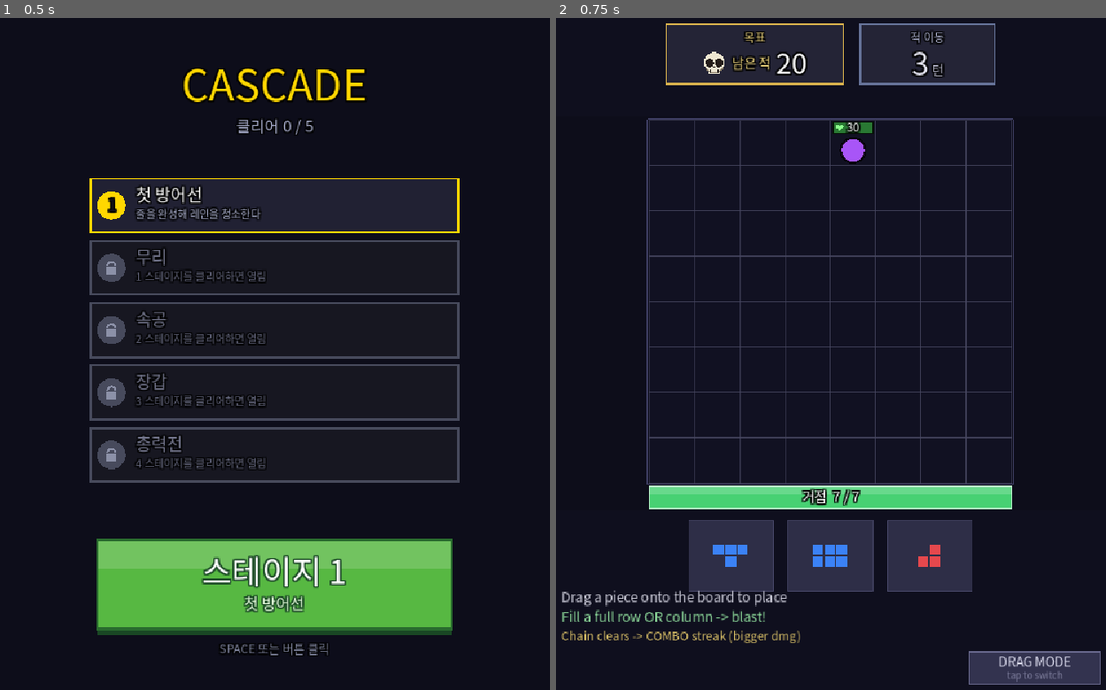
Above: before the commit, frames 1-2 (left to right).
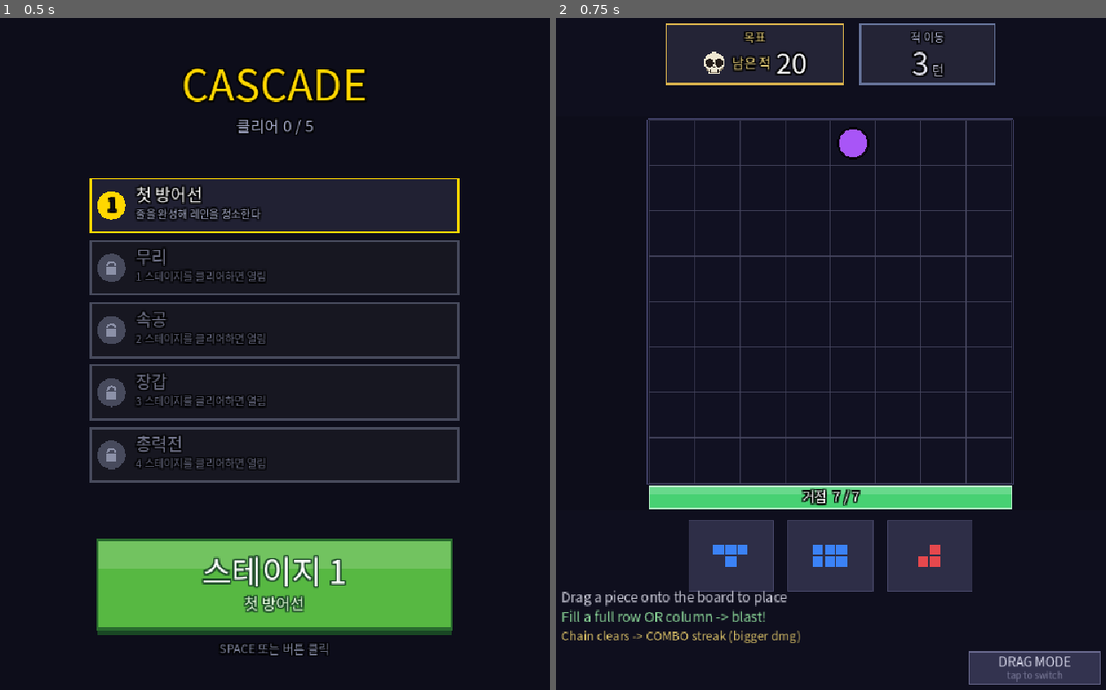
Above: after the commit, the same moments.

Repository: rorhdsu123/Cascade
Game: Godot game, scene res://Main.tscn
Same seed, same stepped clock (60 frames per second), same inputs: the game is played once before the commit and once after it.
Inputs (mouse positions are in pixels of both pictures, inside the frame that each line leads up to):
- Up to frame 1 (0.5 s): no input
- Up to frame 2 (0.75 s): tap Enter at 0.5, 0.6 s; move the mouse to (957, 333) at 0.52 s; click (957, 333) at 0.67 s

Frame 1 is identical in both runs. In frame 2, 0.2% of the frame differs, in the area x 50-58%, y 15-22%.

Commit message:
feat: HP 바를 '피격 생존' 신호로 — 상시 표시 폐기 (C42)
피격당해 살아남은 적(hp<maxhp)한테만 HP 바(하트+게이지), 숫자 제거.
대부분 원샷이라 상시 게이지는 한 번도 안 줄어드는 죽은 지표였음 —
바가 뜨는 것 자체가 "한 방에 안 죽었다" 신호가 되게. 게이지가 상시가
아니게 됐으므로 몸통도 셀 중앙으로 복원(C41이 자리 만드느라 내렸던 것).

+ 콤보/커버리지 재정의 탐색 로그 + 밀도 실측 (C43):
루프 유지, 배치→처치를 손맛·인지·밀도로 극대화하기로 결정(융합 보류).
검증 tools/hpbar_probe.gd, tools/density_probe.gd

Co-Authored-By: Claude Opus 4.8 (1M context) <noreply@anthropic.com>

Diff:
--- a/Main.gd
+++ b/Main.gd
@@ -692,13 +692,14 @@
 func _cell_center(col: int, row: int) -> Vector2:
 	return Vector2(BOARD_X + col * CELL + CELL * 0.5, BOARD_Y + row * CELL + CELL * 0.5)
 
-# 적 몸통의 중심 — 셀 중심보다 E_BODY_DY만큼 아래.
-# HP 게이지가 셀 위쪽을 쓰기 때문에, 몸통이 셀 한가운데에 있으면 게이지가 머리를 잘라먹는다
-# (원이 돔이 되고 탱크 사각형이 직사각형이 된다 = 모양으로 타입을 읽는 문법이 무너진다).
-# 몸통을 게이지 아래로 내려앉히면 둘이 안 겹친다.
-# 사망 팝·파편·임팩트·데미지 숫자도 전부 이 좌표를 써야 한다 — 셀 중심을 쓰면 이펙트가
-# 몸통 머리 위에서 터진다. (블록 소멸 팝은 여전히 _cell_center다. 그건 셀의 일이니까.)
-const E_BODY_DY: float = 10.0
+# 적 몸통의 중심 = 셀 중심. E_BODY_DY는 0이다.
+# C41은 상시 HP 게이지가 셀 위쪽을 차지하니 몸통을 아래로(=10) 내려 게이지가 머리를
+# 잘라먹지 않게 했다. 이제 게이지는 '피격당하고 살아남은 적'에게만, 그것도 드물게 뜨므로
+# (최소 일격이 대부분의 적을 원샷 — C41) 상시 자리를 비워둘 이유가 없다 → 몸통을 셀
+# 한가운데로 되돌려 '외형만'인 평소 모습을 깔끔하게. 드물게 뜨는 바가 머리를 조금 덮는
+# 건 '유닛 위 체력바'의 흔한 문법이라 모양 인지를 해치지 않는다.
+# 사망 팝·파편·임팩트·데미지 숫자는 계속 이 좌표를 쓴다(이제 셀 중심과 같다).
+const E_BODY_DY: float = 0.0
 
 func _enemy_pos(col: int, row: int) -> Vector2:
 	return _cell_center(col, row) + Vector2(0.0, E_BODY_DY)
@@ -2265,7 +2266,7 @@
 		var sa: float = clampf(st["life"] / st["max"], 0.0, 1.0)
 		draw_line(st["from"], st["to"], Color(0.6, 0.95, 1.0, sa * 0.7), 4.0)
 
-	# 적 (타입별 색·모양·크기 + HP 바 + HP 텍스트)
+	# 적 (타입별 색·모양·크기 + 피격 생존 시에만 HP 바)
 	for e in enemies:
 		var ec: int = e["col"]
 		var er: int = e["row"]
@@ -2288,10 +2289,10 @@
 		var cy: float = BOARD_Y + vr * CELL + CELL * 0.5 + E_BODY_DY + jit.y
 		var ratio: float = clampf(float(e["hp"]) / float(e["maxhp"]), 0.0, 1.0)
 		var etype: String = e["etype"]
-		# 크기는 '게이지 아래 남은 높이'가 정한다 — 예전(0.33/0.42)은 게이지와 겹쳤다.
-		var rad: float = CELL * 0.27
-		var bar_w: float = CELL * 0.90   # 하트+숫자를 품어야 하니 예전(0.66)보다 넓다
-		var bar_h: float = 16.0
+		# 몸통은 셀을 꽉 채운다 — 게이지가 상시로 없으니 자리를 양보할 이유가 없다(C41 복원).
+		var rad: float = CELL * 0.33
+		var bar_w: float = CELL * 0.60   # 하트 + 짧은 게이지만. 숫자가 빠져 예전(0.90)보다 좁다
+		var bar_h: float = 14.0
 		match etype:
 			"fast":
 				# 시안 화살촉(아래 향함) = 속도감
@@ -2312,12 +2313,12 @@
 						Color(1.0, 0.95, 0.3, 0.4 + 0.6 * blink))
 			"tank":
 				# 딥 바이올렛 큰 사각형 + 더 두꺼운 외곽선 (육중함은 테두리 두께가 진다)
-				var hs: float = CELL * 0.32
+				var hs: float = CELL * 0.42
 				draw_rect(Rect2(cx - hs, cy - hs, hs * 2.0, hs * 2.0), C_E_TANK)
 				draw_rect(Rect2(cx - hs, cy - hs, hs * 2.0, hs * 2.0), C_E_RIM, false, C_E_RIM_W + 1.0)
 				rad = hs
-				bar_w = CELL * 0.96   # 탱크는 게이지도 크다 = "버티는 게 보임"(C14)
-				bar_h = 18.0
+				bar_w = CELL * 0.70   # 탱크는 게이지도 크다 = "버티는 게 보임"(C14)
+				bar_h = 16.0
 			"swarm":
 				# 라임 작은 원 여럿 (군집)
 				var offs: Array = [Vector2(-0.16, -0.12), Vector2(0.16, -0.10), Vector2(-0.02, 0.16)]
@@ -2335,41 +2336,29 @@
 		# 피격 흰 플래시 오버레이 (맞은 순간 강조)
 		if flinch > 0.0:
 			draw_circle(Vector2(cx, cy), rad, Color(1.0, 1.0, 1.0, 0.7 * clampf(flinch / 0.22, 0.0, 1.0)))
-		# ── HP 게이지 = 하트 + 바 + 숫자, 한 덩어리.
+		# ── HP 게이지 = 하트 + 바. 숫자는 없다.
 		#
-		# 예전엔 숫자가 적 '몸통 한가운데'에 떠 있고 HP 바는 머리 위에 따로 있었다. 그러면
-		# 둘이 서로 다른 물건으로 보인다 — 몸통 위의 숫자는 체력이 아니라 이름표·ID로 읽힌다
-		# (플테: "적에 써있는 숫자가 뭔지 모르겠다"). 그래서 숫자를 바 안으로 넣어 하나의
-		# 게이지로 묶고, 하트를 붙여 '이건 체력이다'를 글자 없이 말하게 한다.
+		# 상시로 그리지 않는다 — '피격당하고 살아남은 적'(hp < maxhp)에게만 뜬다.
+		# 최소 일격(120)이 basic/fast/swarm의 최대 HP(65/39/26)를 모든 스테이지에서 넘어
+		# 대부분의 적이 원샷이다(C41). 그래서 상시 게이지는 한 번도 안 줄어드는 죽은 지표였고
+		# (플테: "hp바가 거슬린다"), 숫자는 '이름표·ID'로 오독됐다. → 둘 다 걷어내고, 바가
+		# '뜨는 것 자체'를 신호로 삼는다: 바가 보이면 = "얘는 한 방에 안 죽었다". 탱크처럼
+		# 버티는 적에게만 나타나므로 게이지가 비로소 정보가 된다.
 		#
-		# ⚠이 숫자는 사실상 줄어드는 걸 볼 수 없다 — 최소 일격(120)이 basic/fast/swarm의
-		#   최대 HP(65/39/26)를 모든 스테이지에서 넘어 전원 원샷이고, 탱크도 S1·S2에선 원샷이다.
-		#   그래서 '줄어드는 걸 보고 배우는' 경로가 없고, 형태(하트+게이지)가 그 일을 대신해야 한다.
-		#   HP를 살리려면 밸런스를 건드려야 하는데 그건 C25가 검토 후 기각한 축이다(난이도=커버리지).
-		# 게이지는 '적의 셀 안'에 못 박는다 — 머리 위에 띄우면 두 가지가 깨진다:
-		#   ① 적은 항상 row 0에 스폰되므로 게이지가 보드 밖으로 나간다.
-		#   ② 적이 세로로 붙어 서면 위 적의 게이지와 아래 적의 게이지가 포개진다.
-		# 셀에 고정하면 둘 다 구조적으로 불가능해진다. 대신 게이지가 몸통 머리를 조금 덮는데,
-		# 그건 유닛 위에 뜬 체력바라는 흔한 문법이라 형태 인지를 해치지 않는다.
-		var bx: float = cx - bar_w * 0.5
-		var by: float = float(BOARD_Y) + vr * float(CELL) + 2.0 + jit.y
-		# 채움은 '어두운' 초록이다. 밝은 초록(0.35,0.9,0.35) 위에 흰 숫자를 얹었더니 글자가
-		# 배경에 먹혔다 — 배경만 밝게 바꾸고 글자색은 그대로 뒀던 것. 채움을 낮추면 채워진
-		# 쪽이든 빈 쪽이든 흰 글자가 항상 이긴다(글자색 하나로 두 배경을 다 감당해야 한다).
-		draw_rect(Rect2(bx, by, bar_w, bar_h), Color(0.07, 0.07, 0.09, 0.95))
-		draw_rect(Rect2(bx, by, bar_w * ratio, bar_h), Color(0.16, 0.47, 0.20))
-		draw_rect(Rect2(bx, by, bar_w, bar_h), C_E_RIM, false, 1.5)
-		# 하트는 바 왼쪽 안에 — 바 밖으로 나가면 옆 셀 적과 부딪힌다
-		var heart_s: float = bar_h * 0.60
-		var heart_cx: float = bx + heart_s * 0.72 + 3.0
-		_draw_heart(Vector2(heart_cx, by + bar_h * 0.5), heart_s, Color(0.55, 1.0, 0.55))
-		# 숫자는 '바 전체'의 한가운데. 하트를 뺀 나머지 폭의 가운데에 두면 오른쪽으로 밀려 보인다.
-		# 자릿수가 커져 하트와 부딪힐 때만 그만큼 비켜난다(평소엔 정확히 중앙).
-		var hp_str: String = str(e["hp"])
-		var hp_fs: int = 16 if etype != "tank" else 19
-		var tw: float = fnt.get_string_size(hp_str, HORIZONTAL_ALIGNMENT_LEFT, -1, hp_fs).x
-		var tx: float = maxf(bx + bar_w * 0.5 - tw * 0.5, heart_cx + heart_s * 0.5 + 3.0)
-		_draw_text_outlined(fnt, Vector2(tx, by + bar_h * 0.5 + float(hp_fs) * 0.36), hp_str, hp_fs, Color.WHITE)
+		# 하트는 남긴다 — 숫자가 빠진 자리에서 '이건 체력이다'를 글자 없이 말하는 기호.
+		# 셀에 못 박는다(머리 위에 띄우면 row 0 스폰 시 보드 밖으로 나가거나 세로로 붙은
+		# 적끼리 포개진다). 몸통 머리를 조금 덮는 건 '유닛 위 체력바'의 흔한 문법이다.
+		if e["hp"] < e["maxhp"]:
+			var bx: float = cx - bar_w * 0.5
+			var by: float = float(BOARD_Y) + vr * float(CELL) + 2.0 + jit.y
+			# 채움은 어두운 초록. 배경은 거의 검정 → 채움이 있든 없든 대비가 선다.
+			draw_rect(Rect2(bx, by, bar_w, bar_h), Color(0.07, 0.07, 0.09, 0.95))
+			draw_rect(Rect2(bx, by, bar_w * ratio, bar_h), Color(0.20, 0.72, 0.30))
+			draw_rect(Rect2(bx, by, bar_w, bar_h), C_E_RIM, false, 1.5)
+			# 하트는 바 왼쪽 안에 — 바 밖으로 나가면 옆 셀 적과 부딪힌다
+			var heart_s: float = bar_h * 0.60
+			var heart_cx: float = bx + heart_s * 0.72 + 3.0
+			_draw_heart(Vector2(heart_cx, by + bar_h * 0.5), heart_s, Color(0.55, 1.0, 0.55))
 
 	# ── 놓을 곳 없음: 빈 칸이 아래에서 위로 메워진다. 꽉 찬 보드가 곧 패배 사유의 진술이다
 	#    ("놓을 곳이 없다"를 글이 아니라 사실로 보여준다). 물결이 지난 줄의 적은 위에서 이미 지웠다.
--- /dev/null
+++ b/tools/density_probe.gd
@@ -0,0 +1,252 @@
+extends SceneTree
+# 밀도 실측 — "보드가 얼마나 희박한가 + 터뜨릴 때 표적이 얼마나 있나"를 봇 플레이로 계측.
+# 콤보 재정의 논의(연쇄/커버리지가 성립하려면 표적 밀도가 받쳐줘야 함)의 사실 근거.
+# 실행: godot --path . --script tools/density_probe.gd  (헤드리스 OK — 렌더 안 함, 로직만)
+#
+# 측정:
+#  - 평균 동시 적 수: 매 턴(배치 직전) g.enemies.size() 평균 + 분포
+#  - 터뜨릴 때 적수: 줄 완성(_begin_resolve 발동) 순간 보드 위 적 수
+#  - 명중 적수: 그 폭발이 실제로 맞히는 적 수 (g.resolve_hits.size())
+#  - 발사 레인 / 빈 레인: g.resolve_rocket_plan 중 적이 0인 레인 = 눈에 보이는 헛방
+
+const TRIALS: int = 200
+
+func _init() -> void:
+	var S: GDScript = load("res://Main.gd")
+	var g: Node = S.new()
+	root.add_child(g)
+	g.dda_enabled = false
+	print("── 비-클라이맥스 발동: 밴드(현재) vs 완성줄만 처치 비교 ──")
+	print("stage | 발동수 | 밴드명중 | 줄만명중 | 밴드추가/발동 | 밴드가+한발동% | 클라이맥스/판")
+	print("------+--------+----------+----------+---------------+----------------+-------------")
+	for si in range(g.STAGES.size()):
+		_run_stage(g, si)
+	quit()
+
+func _run_stage(g: Node, si: int) -> void:
+	var turn_enemy_sum: float = 0.0
+	var turn_count: int = 0
+	var max_concurrent: int = 0
+	# 비-클라이맥스 발동만: 밴드 제거 시 처치 손실 계측
+	var nc_count: int = 0
+	var nc_band_sum: float = 0.0       # 밴드(현재) 명중 적
+	var nc_lineonly_sum: float = 0.0   # 완성 줄만 명중 적
+	var nc_bandadds: int = 0           # 밴드가 줄만보다 1마리 이상 더 잡은 발동
+	var climax_count: int = 0
+	var games: int = 0
+
+	for t in range(TRIALS):
+		games += 1
+		g._start_stage(si)
+		var guard: int = 0
+		while not g.game_over and not g.game_clear and guard < 3000:
+			guard += 1
+			var s: int = 0
+			while g.resolving and s < 400:
+				g._process(0.05)
+				s += 1
+			if g.game_over or g.game_clear:
+				break
+			# 매 턴(배치 직전) 동시 적 수 표본
+			var ec: int = g.enemies.size()
+			turn_enemy_sum += float(ec)
+			turn_count += 1
+			if ec > max_concurrent:
+				max_concurrent = ec
+			var mv: Dictionary = _best_move(g)
+			if mv.is_empty():
+				break
+			g.sel = mv["slot"]
+			g.hover_col = mv["col"]
+			g.hover_row = mv["row"]
+			g._place_piece()
+			# 방금 배치가 줄을 완성해 발동했나 → resolve 계획이 갓 잡힌 상태
+			if g.resolving and (g.resolve_hits.size() > 0 or g.resolve_rocket_plan.size() > 0):
+				if g.flash_climax:
+					climax_count += 1
+					continue   # 클라이맥스(전멸)는 그대로 유지 → 밴드 제거 비교 대상 아님
+				nc_count += 1
+				var band_hits: int = g.resolve_hits.size()   # 현재(밴드) 명중
+				# 완성 줄만 명중 = 적의 row가 완성 행이거나 col이 완성 열
+				var lineonly: int = 0
+				for e in g.enemies:
+					if g.clear_rows.has(int(e["row"])) or g.clear_cols.has(int(e["col"])):
+						lineonly += 1
+				nc_band_sum += float(band_hits)
+				nc_lineonly_sum += float(lineonly)
+				if band_hits > lineonly:
+					nc_bandadds += 1
+		# 마지막 resolve 소화
+		var s2: int = 0
+		while g.resolving and s2 < 400:
+			g._process(0.05)
+			s2 += 1
+
+	var nc: float = maxf(1.0, float(nc_count))
+	print("  %d   | %5.2f  |  %5.2f   |  %5.2f   |     %5.2f     |     %5.1f%%     |    %5.2f" % [
+		si + 1,
+		float(nc_count) / float(maxi(1, games)),
+		nc_band_sum / nc,
+		nc_lineonly_sum / nc,
+		(nc_band_sum - nc_lineonly_sum) / nc,
+		100.0 * float(nc_bandadds) / nc,
+		float(climax_count) / float(maxi(1, games)),
+	])
+
+# ───────── 그리디 봇 (tools/sim.gd에서 복제) ─────────
+func _best_move(g: Node) -> Dictionary:
+	var best: Dictionary = {}
+	var best_score: float = -1e9
+	for slot in range(3):
+		if g.tray[slot].is_empty():
+			continue
+		var offsets: Array = g.tray[slot]["offsets"]
+		for r in range(g.ROWS):
+			for c in range(g.COLS):
+				var cells: Array = []
+				var ok: bool = true
+				for o in offsets:
+					var ov: Vector2i = o as Vector2i
+					var cc: Vector2i = Vector2i(c + ov.x, r + ov.y)
+					if cc.x < 0 or cc.x >= g.COLS or cc.y < 0 or cc.y >= g.ROWS:
+						ok = false
+						break
+					if g.board[cc.y][cc.x] != "":
+						ok = false
+						break
+					cells.append(cc)
+				if not ok:
+					continue
+				var sc: float = _score(g, cells, slot)
+				if sc > best_score:
+					best_score = sc
+					best = {"slot": slot, "col": c, "row": r}
+	return best
+
+func _score(g: Node, cells: Array, slot: int) -> float:
+	var occ: Array = []
+	for r in range(g.ROWS):
+		var row: Array = []
+		for c in range(g.COLS):
+			row.append(g.board[r][c] != "")
+		occ.append(row)
+	for ci in cells:
+		var cv: Vector2i = ci as Vector2i
+		occ[cv.y][cv.x] = true
+
+	var full_rows: Array = []
+	var full_cols: Array = []
+	for r in range(g.ROWS):
+		var fr: bool = true
+		for c in range(g.COLS):
+			if not occ[r][c]:
+				fr = false
+				break
+		if fr:
+			full_rows.append(r)
+	for c in range(g.COLS):
+		var fc: bool = true
+		for r in range(g.ROWS):
+			if not occ[r][c]:
+				fc = false
+				break
+		if fc:
+			full_cols.append(c)
+
+	var lines: int = full_rows.size() + full_cols.size()
+	var score: float = 0.0
+	score += 500.0 * float(lines)
+
+	var after: Array = []
+	for r2 in range(g.ROWS):
+		var row2: Array = []
+		for c2 in range(g.COLS):
+			var f: bool = occ[r2][c2]
+			if full_rows.has(r2) or full_cols.has(c2):
+				f = false
+			row2.append(f)
+		after.append(row2)
+	var others: int = 0
+	for slot2 in range(3):
+		if slot2 == slot or g.tray[slot2].is_empty():
+			continue
+		others += 1
+		if not _fits_anywhere(g, after, g.tray[slot2]["offsets"]):
+			score -= 900.0
+	if others == 0:
+		var free: int = 0
+		for r3 in range(g.ROWS):
+			for c3 in range(g.COLS):
+				if not after[r3][c3]:
+					free += 1
+		if free < 12:
+			score -= 300.0
+
+	if lines > 0:
+		var lanes: int = maxi(1, g.combo + 1)
+		var hit: int = 0
+		for e in g.enemies:
+			var in_band: bool = false
+			for fc2 in full_cols:
+				if absi(int(e["col"]) - int(fc2)) < lanes:
+					in_band = true
+			for fr2 in full_rows:
+				if absi(int(e["row"]) - int(fr2)) < lanes:
+					in_band = true
+			if in_band:
+				hit += 1
+		score += 120.0 * float(hit)
+		for e in g.enemies:
+			for fc3 in full_cols:
+				if int(e["col"]) == int(fc3):
+					score += 8.0 * float(e["row"])
+
+	var filled: int = 0
+	var holes: int = 0
+	for r in range(g.ROWS):
+		for c in range(g.COLS):
+			if occ[r][c]:
+				filled += 1
+			else:
+				var nb: int = 0
+				if r == 0 or occ[r - 1][c]:
+					nb += 1
+				if r == g.ROWS - 1 or occ[r + 1][c]:
+					nb += 1
+				if c == 0 or occ[r][c - 1]:
+					nb += 1
+				if c == g.COLS - 1 or occ[r][c + 1]:
+					nb += 1
+				if nb == 4:
+					holes += 1
+	var fill_frac: float = float(filled) / float(g.ROWS * g.COLS)
+	score -= 60.0 * fill_frac * fill_frac * float(g.ROWS * g.COLS) / 10.0
+	score -= 70.0 * float(holes)
+
+	var touch: int = 0
+	for ci2 in cells:
+		var cv2: Vector2i = ci2 as Vector2i
+		for d in [Vector2i(1, 0), Vector2i(-1, 0), Vector2i(0, 1), Vector2i(0, -1)]:
+			var nx: int = cv2.x + d.x
+			var ny: int = cv2.y + d.y
+			if nx < 0 or nx >= g.COLS or ny < 0 or ny >= g.ROWS:
+				touch += 1
+			elif g.board[ny][nx] != "":
+				touch += 1
+	score += 4.0 * float(touch)
+	return score
+
+func _fits_anywhere(g: Node, occ: Array, offsets: Array) -> bool:
+	for r in range(g.ROWS):
+		for c in range(g.COLS):
+			var ok: bool = true
+			for o in offsets:
+				var ov: Vector2i = o as Vector2i
+				var x: int = c + ov.x
+				var y: int = r + ov.y
+				if x < 0 or x >= g.COLS or y < 0 or y >= g.ROWS or occ[y][x]:
+					ok = false
+					break
+			if ok:
+				return true
+	return false
--- /dev/null
+++ b/tools/hpbar_probe.gd
@@ -0,0 +1,55 @@
+extends SceneTree
+# HP 바 게이팅 검증 — '피격당하고 살아남은 적'(hp < maxhp)에게만 바가 뜨는지 렌더로 확인.
+# 풀피 적은 바가 없어야(외형만), 데미지 입은 적은 바 + 하트, 숫자는 없어야 한다.
+# 실행: godot --path . --script tools/hpbar_probe.gd   (창 모드 필수 — headless는 렌더 텍스처 null)
+
+const OUT: String = "/private/tmp/claude-501/-Users-im-yujin-Desktop-Cascade/17e2ebd0-22f7-4f12-a5f0-ad52b6eaa18b/scratchpad/hpbar.png"
+
+func _initialize() -> void:
+	_run.call_deferred()
+
+func _run() -> void:
+	var main: Node = load("res://Main.tscn").instantiate()
+	root.add_child(main)
+	await process_frame
+	main.call("_start_stage", 3)   # 장갑 스테이지(탱크 포함)
+	await process_frame
+
+	# 두 행: 위 = 풀피(바 없어야), 아래 = 반피(바 떠야). 4타입.
+	var types: Array = ["basic", "tank", "fast", "swarm"]
+	var maxhp_of: Dictionary = {"basic": 44, "tank": 200, "fast": 26, "swarm": 18}
+	var enemies: Array = []
+	var eid: int = 800
+	for t in range(types.size()):
+		var ty: String = String(types[t])
+		var mh: int = int(maxhp_of[ty])
+		eid += 1
+		# 행 1: 풀피 → 바 없음
+		enemies.append({"id": eid, "col": 1 + t * 2, "row": 1, "vis_row": 1.0,
+				"hp": mh, "maxhp": mh, "etype": ty, "step_every": 9999, "flinch": 0.0})
+		eid += 1
+		# 행 4: 반피 → 바 뜸
+		enemies.append({"id": eid, "col": 1 + t * 2, "row": 4, "vis_row": 4.0,
+				"hp": maxi(1, int(mh * 0.45)), "maxhp": mh, "etype": ty, "step_every": 9999, "flinch": 0.0})
+	main.set("enemies", enemies)
+
+	main.call("queue_redraw")
+	await process_frame
+	await RenderingServer.frame_post_draw
+
+	var img: Image = root.get_texture().get_image()
+	img.save_png(OUT)
+
+	# 실측: 행1(풀피) 바 자리에 초록이 없어야, 행4(반피) 바 자리엔 초록이 있어야.
+	# 바는 셀 상단(y = 150 + row*64 + 2 부터 ~16px). 셀 중앙 x에서 표본.
+	print("타입 | 풀피(row1) 바자리 초록? | 반피(row4) 바자리 초록?")
+	for t in range(types.size()):
+		var col: int = 1 + t * 2
+		var px: int = 144 + col * 64 + 24   # 하트/채움 자리(초록). 빈칸 쪽(오른쪽)은 어두워 오판
+		var full_p: Color = img.get_pixel(px, 150 + 1 * 64 + 8)
+		var half_p: Color = img.get_pixel(px, 150 + 4 * 64 + 8)
+		var full_green: bool = full_p.g > 0.4 and full_p.g > full_p.r + 0.15
+		var half_green: bool = half_p.g > 0.4 and half_p.g > half_p.r + 0.15
+		print("  %-5s | %s | %s" % [String(types[t]), str(full_green), str(half_green)])
+	print("DONE")
+	quit()
Not shown, changed: SPEC.md
